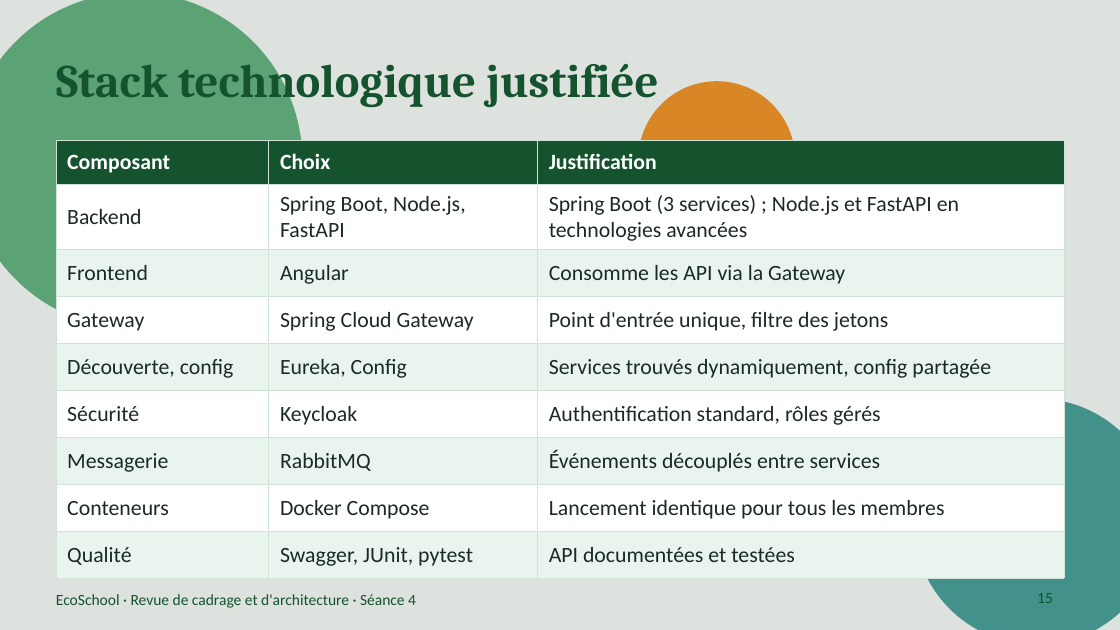
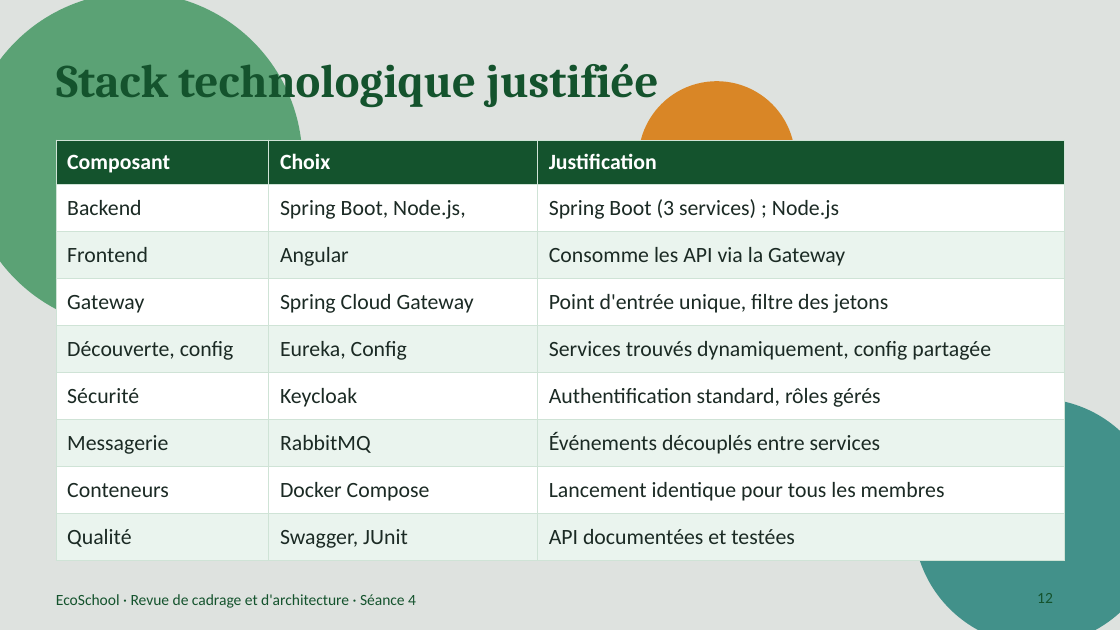
Before and after one commit to mustapha605/EcoSchool, a slide deck: slide 12 of Documentation/Presentation/EcoSchool_Presentation.pptx (slide 15 before the commit). Drawn at 1120x630 pixels with LibreOffice and Linux fonts; fonts in the diff are those of the drawing. Boxes give left, top, right and bottom in pixels: in the first picture for what was removed or moved away, otherwise in the second. Text is boxed around its words. In the diff, an @@ line names an element or a change of style, - is before the commit and + after.

```diff
--- a/Documentation/Presentation/EcoSchool_Presentation.pptx
+++ b/Documentation/Presentation/EcoSchool_Presentation.pptx
@@ table at (56,140,1064,561) @@
-row 2, column 2: Spring Boot, Node.js, FastAPI
+row 2, column 2: Spring Boot, Node.js,
-row 2, column 3: Spring Boot (3 services) ; Node.js et FastAPI en technologies avancées
+row 2, column 3: Spring Boot (3 services) ; Node.js
-row 9, column 2: Swagger, JUnit, pytest
+row 9, column 2: Swagger, JUnit
@@ page number at (1037,593,1053,603): text changed @@
-15
+12
```
Also in this commit, not shown: 13 other slides changed, 3 slides removed.
